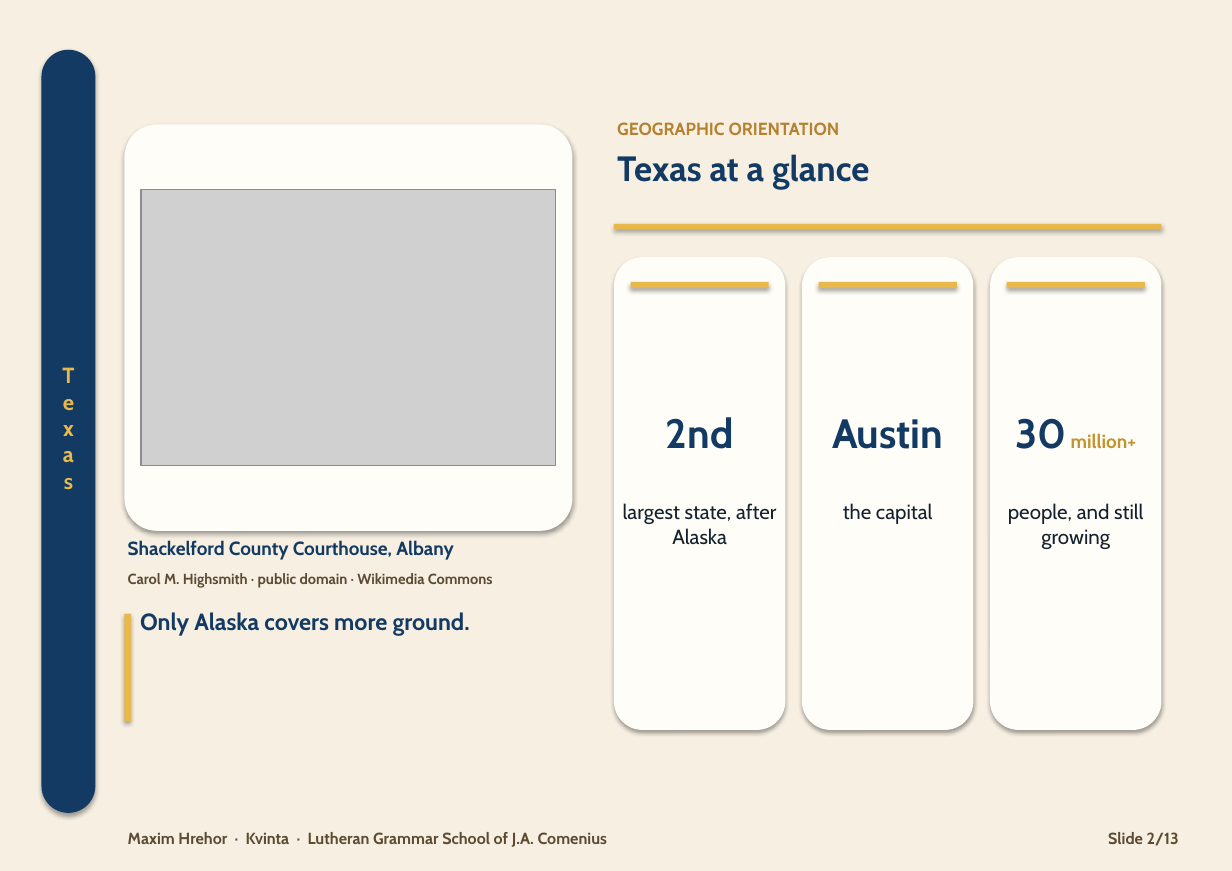
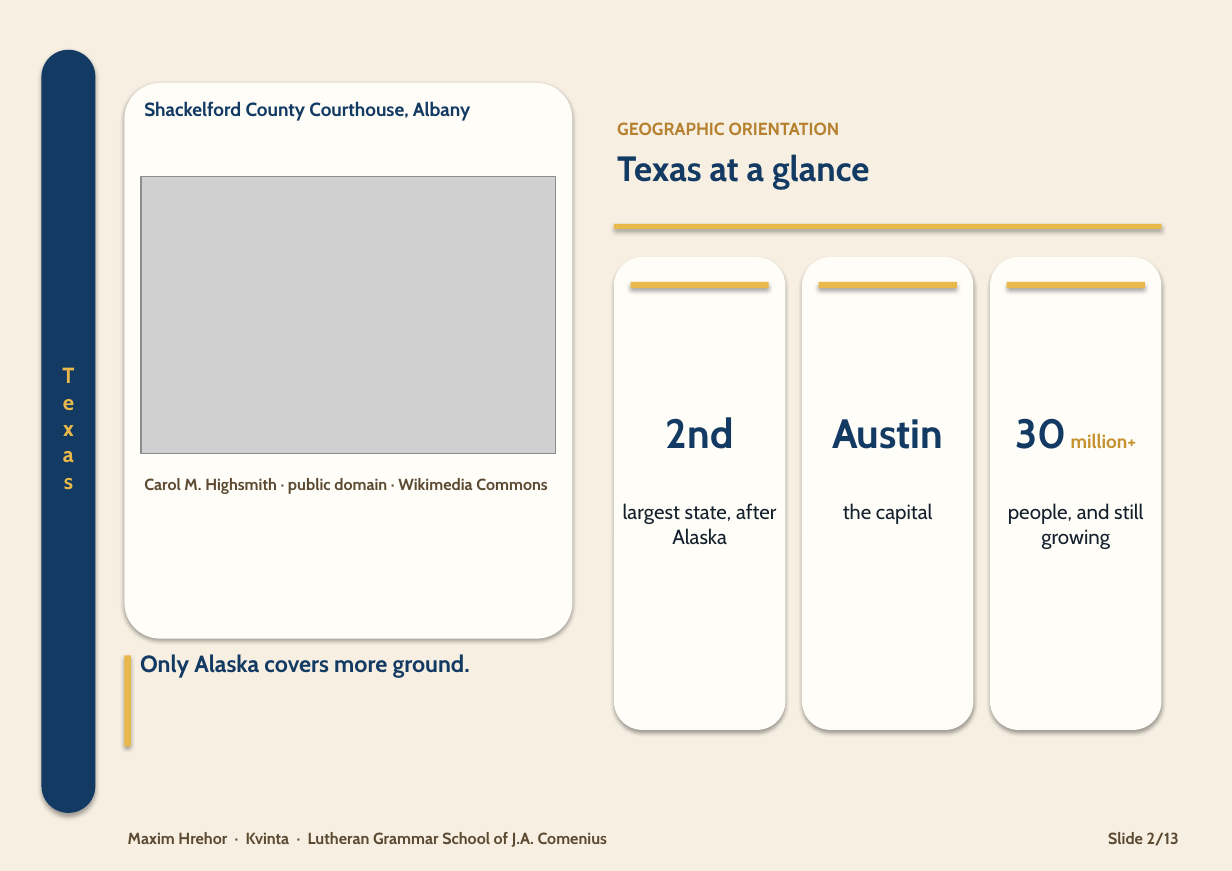
Before and after one commit to HenrichHrehor/Visualia, a slide deck: slide 2 of export/texas/ver2.pptx. Drawn at 1232x871 pixels with LibreOffice and Linux fonts; fonts in the diff are those of the drawing; grey boxes stand for pictures. Boxes give left, top, right and bottom in pixels: in the first picture for what was removed or moved away, otherwise in the second. Text is boxed around its words. In the diff, an @@ line names an element or a change of style, - is before the commit and + after.

```diff
--- a/export/texas/ver2.pptx
+++ b/export/texas/ver2.pptx
@@ rounded rectangle: place and size @@
-rounded rectangle at (124, 124, 572, 531)
+rounded rectangle at (124, 83, 572, 640)
@@ text "Shackelford County Courthouse, Albany": place and size @@
-text "Shackelford County Courthouse, Albany" at (128, 540, 453, 560)
+text "Shackelford County Courthouse, Albany" at (144, 101, 470, 121)
@@ picture: place and size @@
-picture at (141, 190, 556, 467)
+picture at (141, 177, 556, 454)
@@ text "Carol M. Highsmith · public ...": place and size @@
-text "Carol M. Highsmith · public ..." at (128, 573, 493, 588)
+text "Carol M. Highsmith · public ..." at (144, 478, 547, 494)
@@ text "Carol M. Highsmith · public ..." at (144, 478, 547, 494): size 10 to 11 pt @@
@@ rectangle: place and size @@
-rectangle at (124, 614, 131, 722)
+rectangle at (124, 656, 131, 747)
@@ text "Only Alaska covers more ground.": place and size @@
-text "Only Alaska covers more ground." at (140, 612, 470, 636)
+text "Only Alaska covers more ground." at (140, 654, 470, 677)
```
Also in this commit, not shown: 12 other slides changed, 24 other files.
